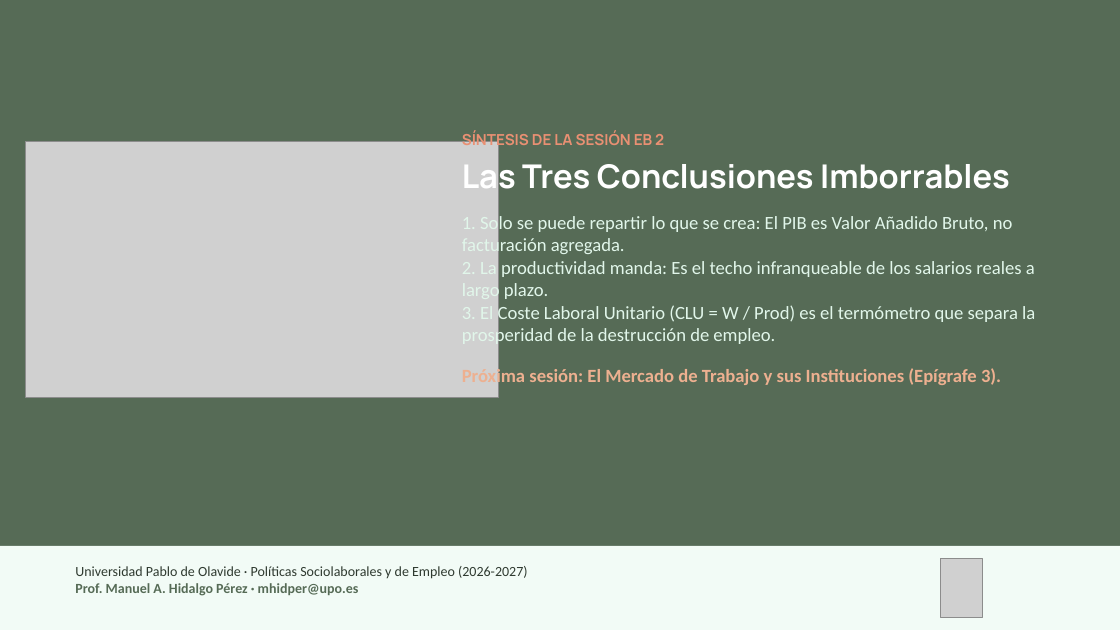
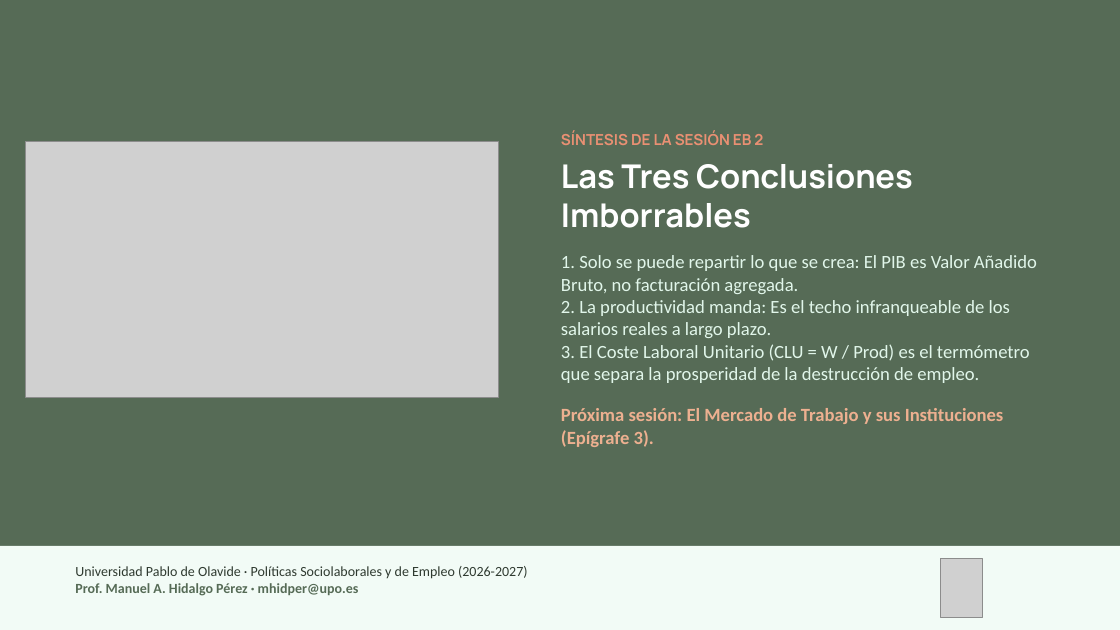
Before and after one commit to mhidper/PSSLL2627, a slide deck: slide 16 of Temas EB/Sesiones EB/Sesion 02/Sesion 02 - PIB, Productividad y Mercado de Trabajo.pptx (slide 15 before the commit). Drawn at 1120x630 pixels with LibreOffice and Linux fonts; fonts in the diff are those of the drawing; grey boxes stand for pictures. Boxes give left, top, right and bottom in pixels: in the first picture for what was removed or moved away, otherwise in the second. Text is boxed around its words. In the diff, an @@ line names an element or a change of style, - is before the commit and + after.

```diff
--- a/Temas EB/Sesiones EB/Sesion 02/Sesion 02 - PIB, Productividad y Mercado de Trabajo.pptx
+++ b/Temas EB/Sesiones EB/Sesion 02/Sesion 02 - PIB, Productividad y Mercado de Trabajo.pptx
@@ text "SÍNTESIS DE LA SESIÓN EB ..." rewrapped from bbox=[462, 131, 1035, 388] to bbox=[561, 131, 1037, 447] @@
```
Also in this commit, not shown: 13 other slides changed, 1 slide added, 10 other files.
